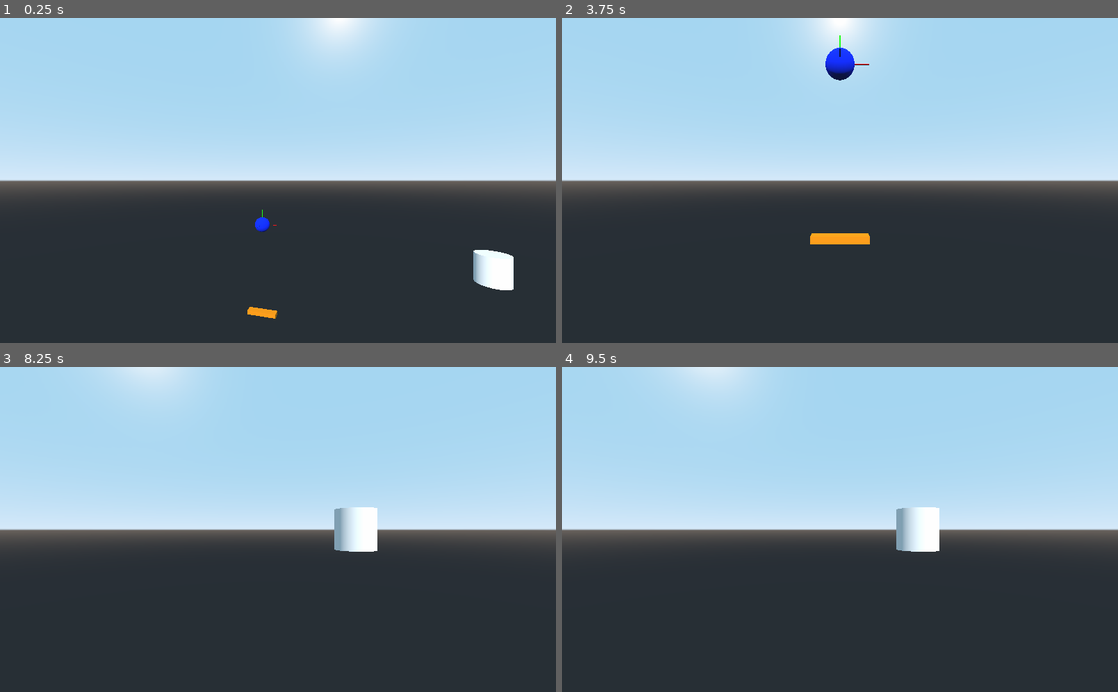
Above: before the commit, frames 1-4 (two rows, left to right).
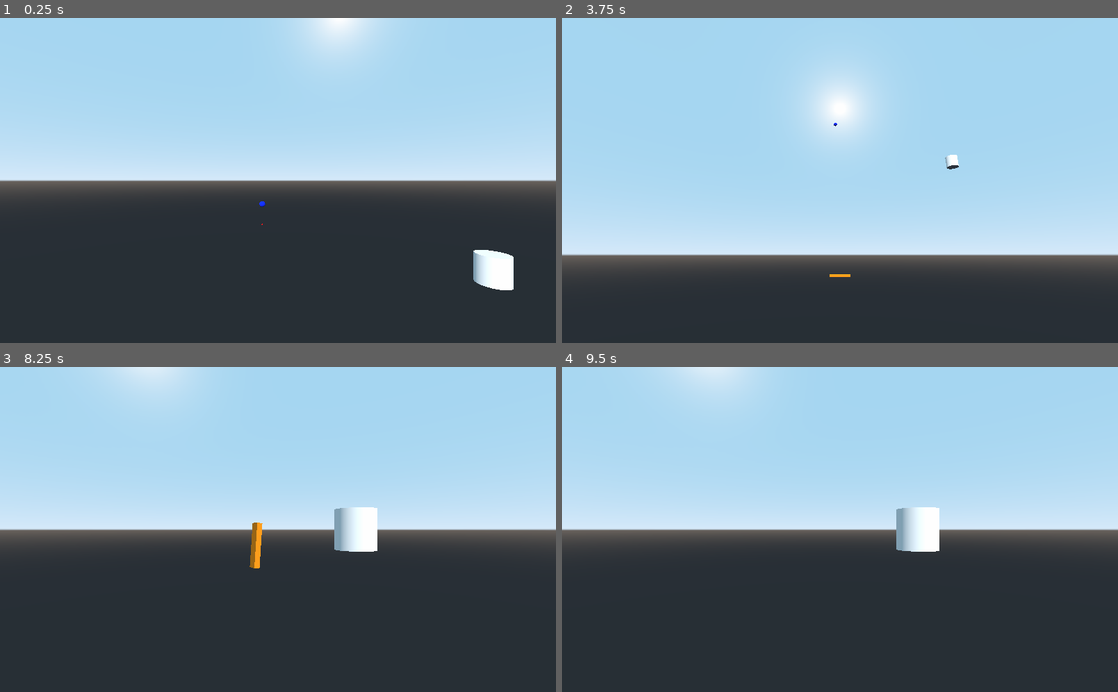
Above: after the commit, the same moments.

Repository: teratron/treaker
Game: Godot game, scene res://src/main/Main.tscn
Same seed, same stepped clock (60 frames per second), same inputs: the game is played once before the commit and once after it.
Inputs (mouse positions are in pixels of both pictures, inside the frame that each line leads up to):
- Up to frame 1 (0.25 s): no input
- Up to frame 2 (3.75 s): tap Enter at 0.5, 2.75 s; move the mouse to (867, 180) at 0.52 s; press the mouse at (867, 180) at 0.53 s; hold W (move_forward) from 0.53 s (still down); move the mouse to (812, 180) at 1.27 s; release the mouse at (812, 180) at 1.28 s; tap C (toggle_camera) at 1.35 s; tap Space (move_up) at 2, 3.5 s; move the mouse to (851, 174) at 2.02 s; tap Alt (use_ability) at 2.1 s; move the mouse to (834, 187) at 2.77 s; click (834, 187) at 2.85 s; move the mouse to (878, 183) at 3.52 s; hold C (toggle_camera) from 3.53 s (still down)
- Up to frame 3 (8.25 s): tap Enter at 4.25 s; move the mouse to (233, 526) at 4.27 s; release C (toggle_camera) at 4.28 s; tap Alt (use_ability) at 4.35, 6.6 s; tap Space (move_up) at 5 s; move the mouse to (283, 529) at 5.02 s; press the mouse at (283, 529) at 5.03 s; move the mouse to (255, 523) at 5.77 s; release W (move_forward) at 5.78 s; release the mouse at (255, 523) at 5.78 s; hold D (move_right) 5.78-6.53 s; tap C (toggle_camera) at 5.85 s; move the mouse to (305, 529) at 6.52 s; hold W (move_forward) from 6.53 s (still down); move the mouse to (250, 529) at 7.27 s; click (250, 529) at 7.35 s; move the mouse to (289, 523) at 8.02 s; hold C (toggle_camera) from 8.03 s (still down)
- Up to frame 4 (9.5 s): move the mouse to (834, 536) at 8.77 s; release W (move_forward) at 8.78 s; release C (toggle_camera) at 8.78 s; hold A (move_left) from 8.78 s (still down); tap Alt (use_ability) at 8.85 s

The runs differ from the first frame. In frame 1, 0.2% of the frame differs, in the area x 44-50%, y 56-93%; in frame 2, 37%, in the area x 0-100%, y 0-80%; in frame 3, 0.2%; in frame 4, nothing differs.

Commit message:
Ball

Diff:
--- a/app/src/player/Ball.gd
+++ b/app/src/player/Ball.gd
@@ -1,17 +1,20 @@
 extends RigidBody
 
 
-#const DEFAULT_SPEED = 10
+const DEFAULT_SPEED = 12
 #
-#var _speed = DEFAULT_SPEED
+var _speed = DEFAULT_SPEED
 #var direction = Vector3.UP
 #var position = Transform()
 #
 ##onready var _initial_pos = position
 
 
-#func _ready():
-#	pass
+func _ready():
+	#add_force(Vector3(0,10,0), Vector3(0,10,0))
+	#apply_impulse(Vector3(0,1,0), Vector3(0,10,0))
+	linear_velocity = Vector3(0,_speed,0)
+	pass
 
 
 func _physics_process(_delta):
@@ -32,6 +35,21 @@
 #	position = _initial_pos
 #	_speed = DEFAULT_SPEED
 
-#func _integrate_forces(state):
-#	prints(state.angular_velocity)
-#	pass
+var velocity = Vector3(0,10,0)
+
+func _integrate_forces(state):
+	#prints(state.angular_velocity)
+	#prints(get_colliding_bodies())
+	#state.linear_velocity = Vector3(0,10,0)
+
+#	var count = state.get_contact_count()
+#	if count > 0:
+#		for i in range(count):
+#			prints(state.get_contact_local_normal(i),  state.get_contact_local_position(i))
+#			state.linear_velocity *= state.get_contact_local_normal(i)
+#	else:
+#		state.linear_velocity = state.linear_velocity
+
+	state.linear_velocity = state.linear_velocity.normalized() * _speed
+
+	pass
--- a/app/src/player/Ball.tres
+++ b/app/src/player/Ball.tres
@@ -5,3 +5,5 @@
 
 [resource]
 material = SubResource( 3 )
+radius = 0.4
+height = 0.8
--- a/app/src/player/Ball.tscn
+++ b/app/src/player/Ball.tscn
@@ -8,6 +8,7 @@
 bounce = 1.0
 
 [sub_resource type="SphereShape" id=1]
+radius = 0.4
 
 [node name="Ball" type="RigidBody"]
 physics_material_override = SubResource( 2 )
@@ -18,6 +19,7 @@
 contact_monitor = true
 can_sleep = false
 axis_lock_linear_z = true
+linear_damp = 0.0
 script = ExtResource( 1 )
 
 [node name="MeshInstance" type="MeshInstance" parent="."]
@@ -28,3 +30,4 @@
 shape = SubResource( 1 )
 
 [node name="Axis" parent="." instance=ExtResource( 3 )]
+visible = false
--- a/app/src/player/Boundary.tscn
+++ b/app/src/player/Boundary.tscn
@@ -4,12 +4,12 @@
 
 [sub_resource type="CylinderMesh" id=1]
 flip_faces = true
-top_radius = 12.0
-bottom_radius = 12.0
+top_radius = 30.0
+bottom_radius = 30.0
 height = 10.0
 
 [sub_resource type="CylinderShape" id=2]
-radius = 15.0
+radius = 40.0
 height = 10.0
 
 [node name="Boundary" type="MeshInstance"]
--- a/app/src/player/Player.gd
+++ b/app/src/player/Player.gd
@@ -2,11 +2,11 @@
 
 
 #var velocity  := Vector3()
-var angular_velocity: float = 0.5
-var radius_paddle:    float = 12
-var radius_camera:    float = 8
-var distance_camera:  float = 16
-var is_center_look:   bool  = false
+var angular_velocity: float = 2.0
+var radius_paddle:    float = 20
+var radius_camera:    float = 16
+var distance_camera:  float = 50
+var is_center_look:   bool  = true
 
 onready var rotor  := $Rotor
 onready var paddle := $Rotor/Paddle
